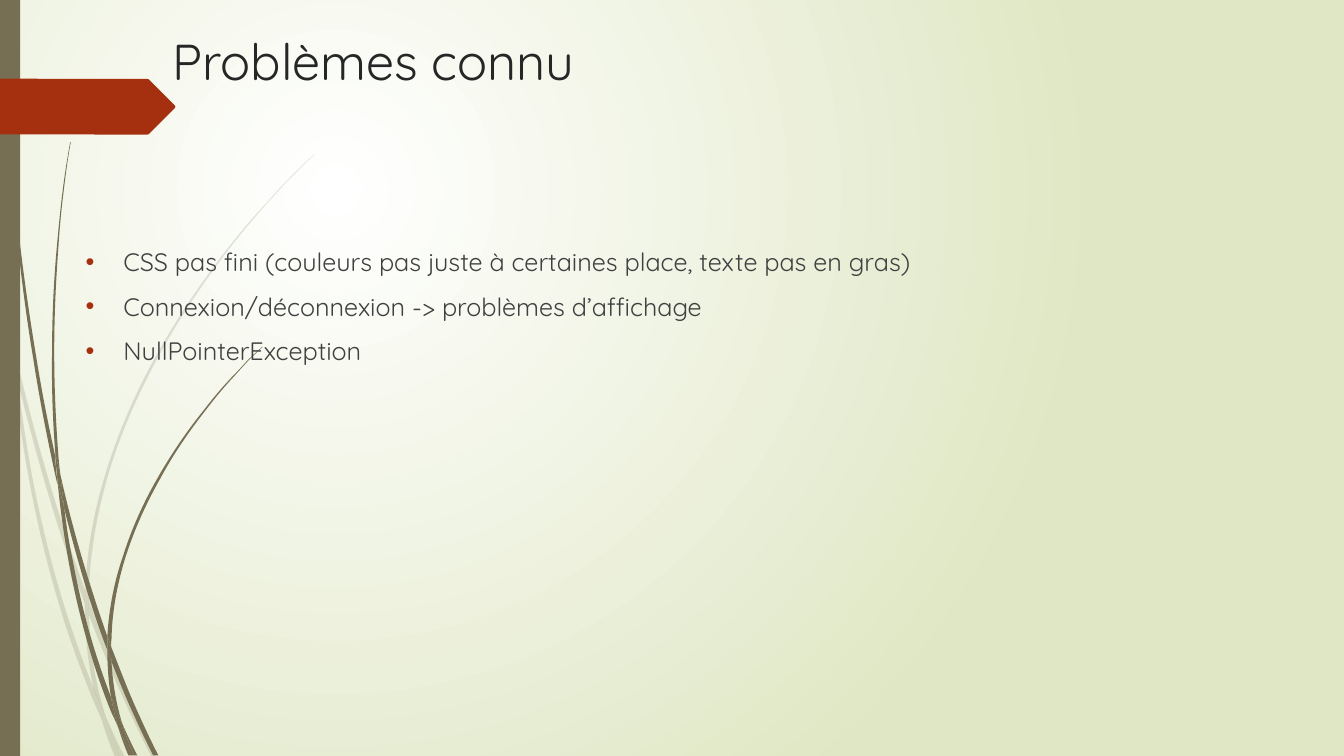
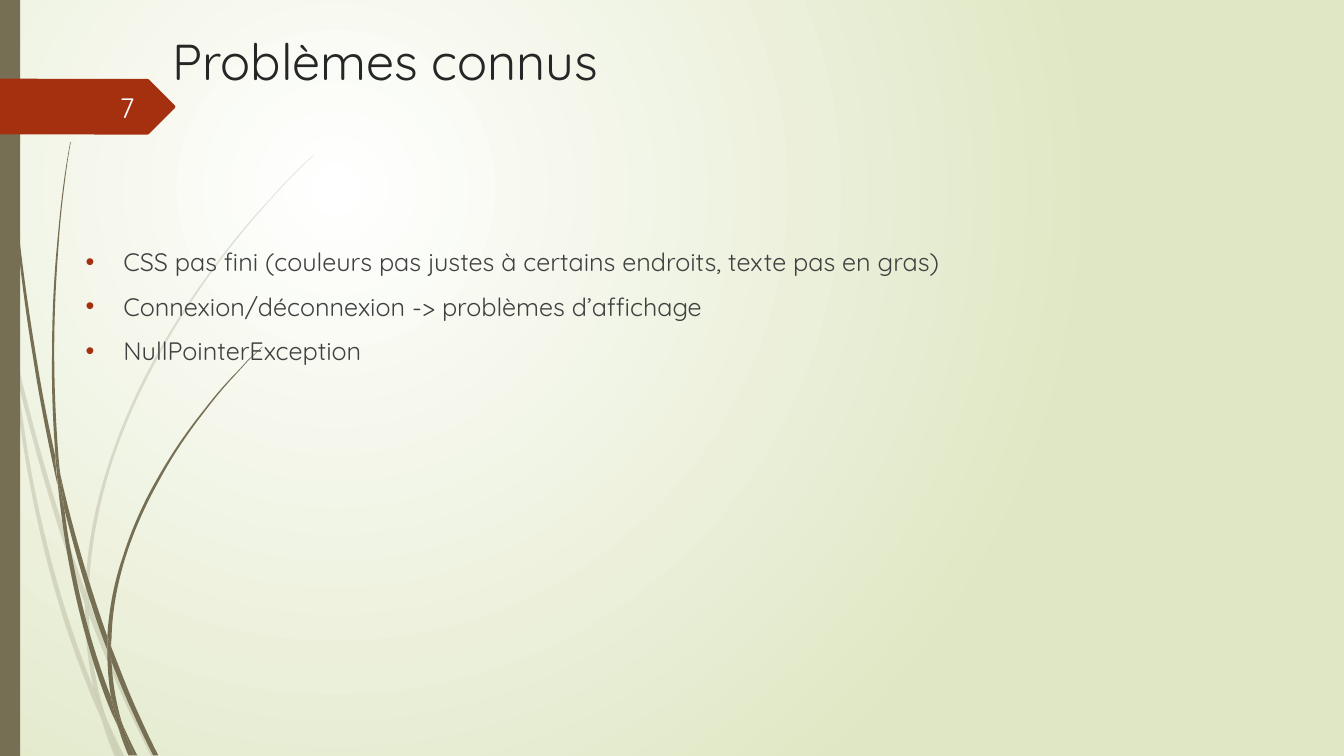
Before and after one commit to LeVraiGG/bdrModsManager, a slide deck: slide 8 of src/main/presentation_projet_bdr.pptx. Drawn at 1344x756 pixels with LibreOffice and Linux fonts; fonts in the diff are those of the drawing. Boxes give left, top, right and bottom in pixels: in the first picture for what was removed or moved away, otherwise in the second. Text is boxed around its words. In the diff, an @@ line names an element or a change of style, - is before the commit and + after.

```diff
--- a/src/main/presentation_projet_bdr.pptx
+++ b/src/main/presentation_projet_bdr.pptx
@@ title at box(172, 42, 598, 81): text changed @@
-Problèmes connu
+Problèmes connus
@@ text added at box(120, 98, 135, 118), 20 pt, text #FEFFFF @@
+7
@@ text at box(123, 252, 939, 276): text changed @@
-• CSS pas fini (couleurs pas juste à certaines place, texte pas en gras)
+• CSS pas fini (couleurs pas justes à certains endroits, texte pas en gras)
```
Also in this commit, not shown: 9 other slides changed.
